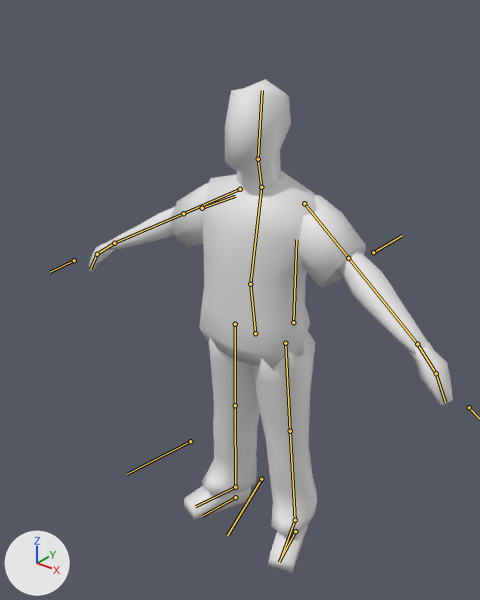
The Blender file models/jordi/jordi.blend as it was, and as the next commit left it.
The view is the same before and after, from a 50 mm camera at (1.4, -1.84, 2.26) aimed at (-0.07, -0.01, 1.13). The axes (+X, +Y, +Z) are drawn at lower left. The lights are the same throughout. The older version comes first. The bones that bend it are drawn over the model as lines.

Names of what the first picture shows: 'arm1_l', 'arm1_r', 'arm2_l', 'arm2_r', 'hand_l', 'hand_r', 'head', 'leg_l', 'leg_r', 'shoe_l', 'shoe_r', 'torso'.
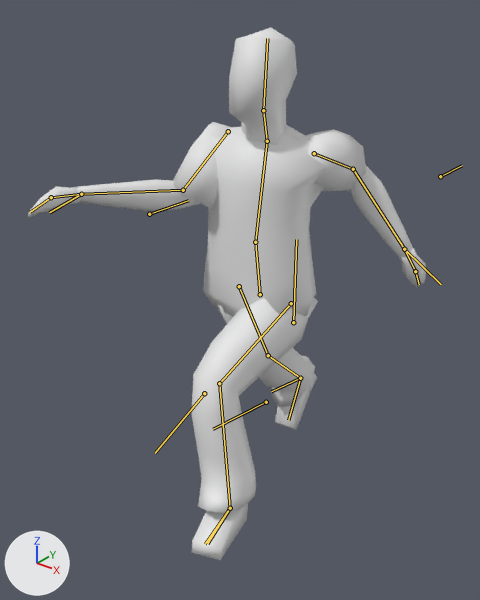
The newer file adds an action. The first version stands in its rest pose; the second is drawn at frame 3 of the action 'Walk'.

What differs and where, as boxes [x1, y1, x2, y2] in the pictures (480 x 600 px):
'torso', posed
    before: [199, 171, 315, 370]
    after: [203, 125, 325, 317]
'leg_l', posed (94% wider, 6% taller)
    before: [252, 331, 317, 535]
    after: [191, 297, 318, 514]
'head', posed (7% taller)
    before: [225, 79, 291, 189]
    after: [229, 27, 297, 145]
'leg_r', posed
    before: [202, 338, 260, 495]
    after: [218, 305, 315, 407]
'arm1_l', posed (11% narrower, 36% shorter)
    before: [297, 193, 366, 289]
    after: [306, 130, 367, 191]
'arm2_l', posed
    before: [336, 249, 428, 354]
    after: [350, 166, 413, 259]
'arm2_r', posed
    before: [107, 207, 175, 250]
    after: [76, 179, 200, 211]
'arm1_r', posed
    before: [171, 183, 209, 248]
    after: [173, 122, 232, 209]
'shoe_l', posed
    before: [268, 525, 308, 573]
    after: [191, 503, 248, 560]
'hand_l', posed (36% narrower, 40% shorter)
    before: [410, 342, 453, 406]
    after: [399, 249, 426, 287]
'shoe_r', posed
    before: [184, 486, 251, 520]
    after: [275, 374, 317, 430]
'hand_r', posed
    before: [89, 242, 114, 273]
    after: [28, 186, 82, 219]
bone 'ik_leg.r', root to tip
    before: (235, 497) to (202, 516)
    after: (300, 378) to (271, 391)
bone 'ik_hand.r', root to tip
    before: (74, 260) to (50, 272)
    after: (81, 194) to (49, 212)
bone 'ik_leg.l', root to tip
    before: (295, 531) to (279, 562)
    after: (230, 508) to (205, 544)
bone 'Bone', root to tip
    before: (255, 333) to (250, 284)
    after: (260, 294) to (255, 242)
bone 'arm1_r', root to tip
    before: (240, 189) to (183, 213)
    after: (228, 131) to (183, 190)
bone 'arm1_l', root to tip
    before: (304, 203) to (348, 258)
    after: (314, 153) to (353, 169)
bone 'foot_r', root to tip
    before: (235, 487) to (195, 506)
    after: (300, 378) to (288, 420)
bone 'ik_leg_pole.r', root to tip
    before: (190, 441) to (127, 474)
    after: (266, 402) to (213, 429)
bone 'ik_leg_pole.l', root to tip
    before: (261, 479) to (227, 535)
    after: (204, 393) to (155, 453)
bone 'ik_arm_pole.r', root to tip
    before: (202, 208) to (235, 196)
    after: (149, 214) to (188, 200)
bone 'ik_arm_pole.l', root to tip
    before: (373, 252) to (402, 235)
    after: (440, 176) to (462, 165)

The change in detail:
Bone 'ik_leg.r' (bone_ik_leg_r) moves from (0.0, 0.0, 0.0) to (-0.095, -0.498, -0.436).
Bone 'ik_hand.r' (bone_ik_hand_r) moves from (0.0, 0.0, 0.0) to (0.162, -0.653, 0.377).
Bone 'ik_hand.l' (bone_ik_hand_l) moves from (0.0, 0.0, 0.0) to (0.085, -0.594, -0.532).
Bone 'ik_leg.l' (bone_ik_leg_l) moves from (0.0, 0.0, 0.0) to (-0.102, 0.454, -0.482).
Bone 'Bone' (bone_bone) moves from (0.0, 0.0, 0.0) to (-0.049, 0.156, 0.0).
Bone 'arm1_r' (bone_arm1_r) moves from (0.0, 0.0, 0.0) to (0.05, 0.026, -0.057).
Bone 'arm1_l' (bone_arm1_l) moves from (0.0, 0.0, 0.0) to (-0.047, 0.036, -0.035).
Bone 'foot_r' (bone_foot_r) turns from (0, 0, 0) to (-15, 0, 3) degrees about its own x, y and z.
Bone 'ik_leg_pole.r' (bone_ik_leg_pole_r) moves from (0.0, 0.0, 0.0) to (-0.056, -0.459, 0.048).
Bone 'ik_leg_pole.l' (bone_ik_leg_pole_l) moves from (0.0, 0.0, 0.0) to (-0.065, 0.277, -0.581).
Bone 'ik_arm_pole.r' (bone_ik_arm_pole_r) moves from (0.0, 0.0, 0.0) to (0.052, -0.302, 0.0).
Bone 'ik_arm_pole.l' (bone_ik_arm_pole_l) moves from (0.0, 0.0, 0.0) to (-0.16, 0.518, 0.0).
